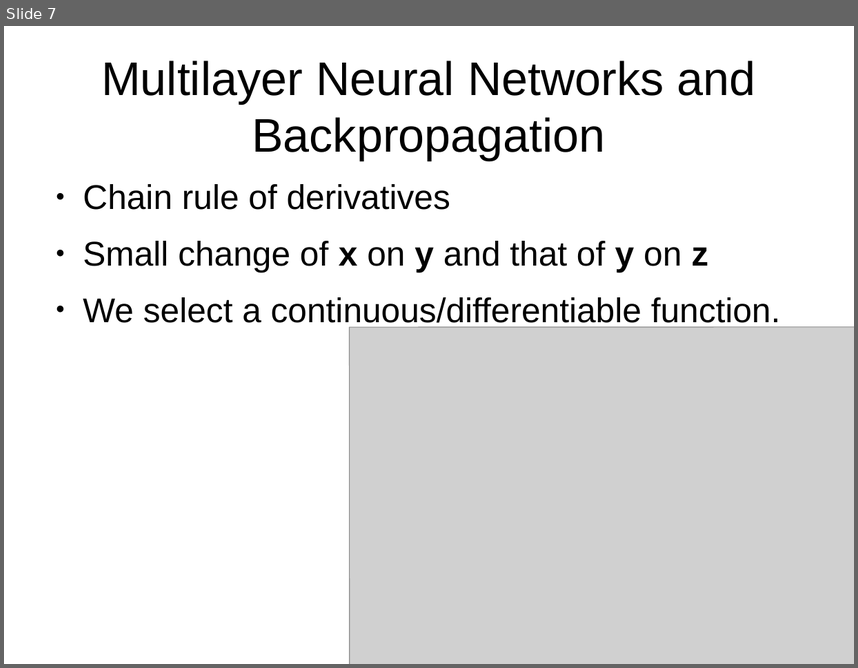
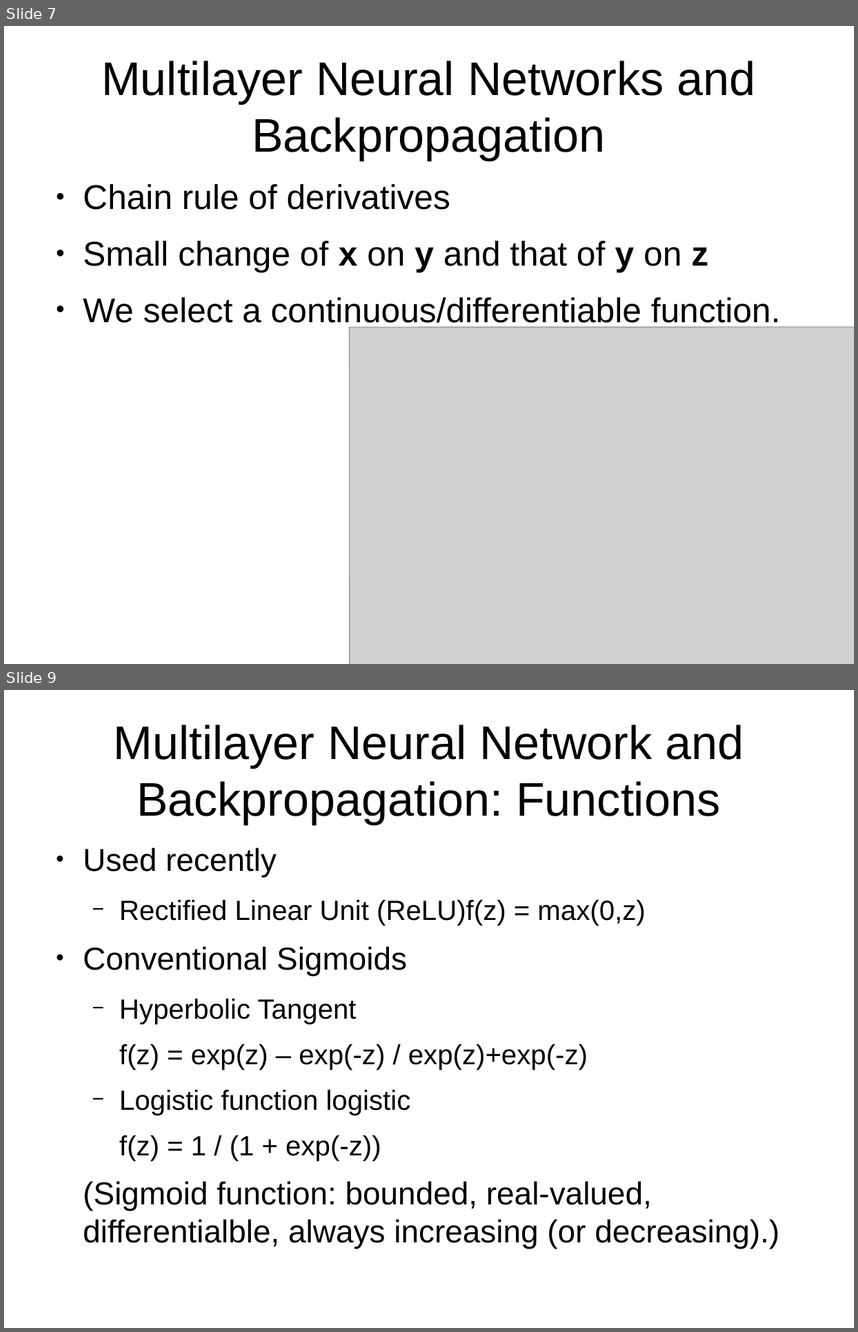
Before and after one commit to amsully/binds_lab, a slide deck: notes/DeepLearningReview_Nature/deep_learning_review.odp. Shown one above the other, each under a label of ours: slide 7 before the commit, slides 7 and 9 after it; the slides between them are not shown. The pictures are 858x668 and 858x1332 pixels, drawn with LibreOffice and Linux fonts; fonts in the diff are those of the drawing; grey boxes stand for pictures. Boxes give left, top, right and bottom in pixels: in the first picture for what was removed or moved away, otherwise in the second. Text is boxed around its words. In the diff, an @@ line names an element or a change of style, - is before the commit and + after.

```diff
--- a/notes/DeepLearningReview_Nature/deep_learning_review.odp
+++ b/notes/DeepLearningReview_Nature/deep_learning_review.odp
@@ slide 9 added at bbox=[4, 690, 854, 1328], background #FFFFFF @@
@@ title added at bbox=[113, 724, 744, 824], 44 pt, text #000000 @@
+Multilayer Neural Network and Backpropagation: Functions
@@ text added at bbox=[83, 847, 780, 1248], 25.9 pt, text #000000 @@
+● Used recently
+  − Rectified Linear Unit (ReLU)f(z) = max(0,z)
+● Conventional Sigmoids
+  − Hyperbolic Tangent
+  f(z) = exp(z) – exp(-z) / exp(z)+exp(-z)
+  − Logistic function logistic
+  f(z) = 1 / (1 + exp(-z))
+(Sigmoid function: bounded, real-valued, differentialble, always increasing (or decreasing).)
```
Also in this commit, not shown: 1 slide changed, 11 other slides added, 1 other file.
